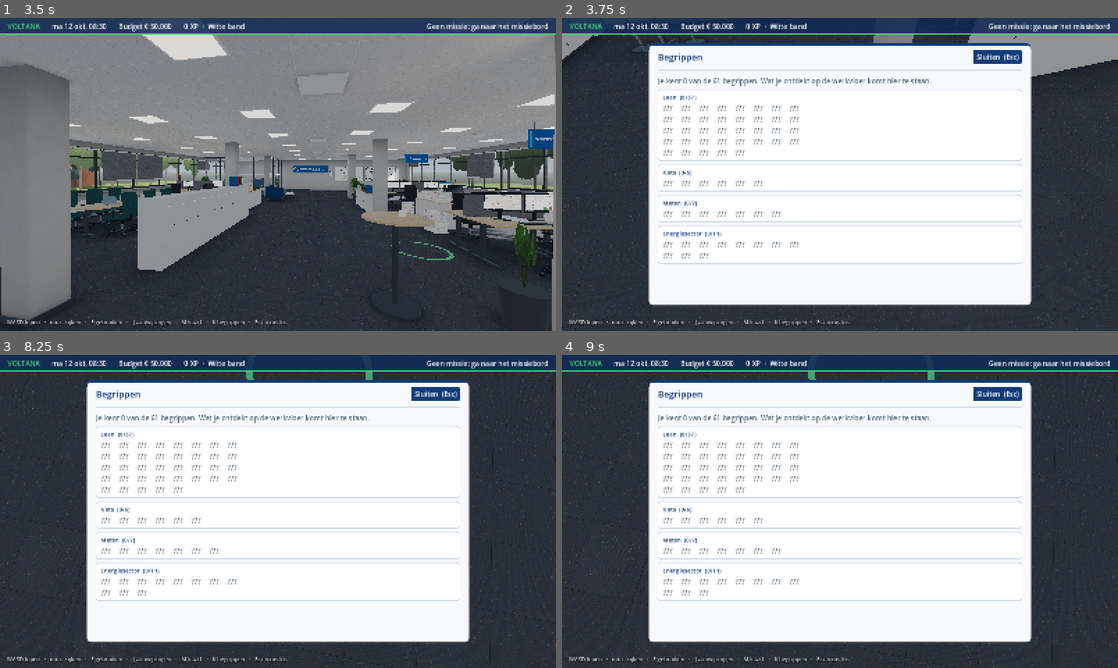
Above: before the commit, frames 1-4 (two rows, left to right).
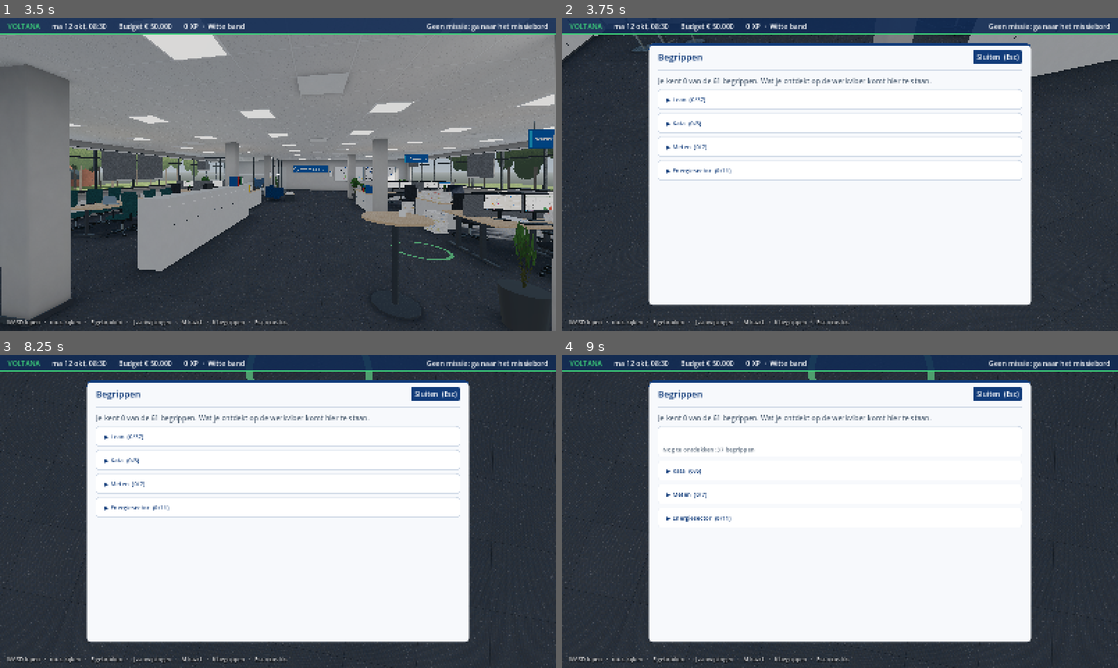
Above: after the commit, the same moments.

Repository: merijnschut98-cell/lean-factory-game
Game: Godot game, scene res://src/world/office/office.tscn
The game is run twice, just before and just after one commit, with the same random seed, the same clock (stepped at 60 frames per second) and the same inputs.
Inputs (mouse positions are in pixels of both pictures, inside the frame that each line leads up to):
- Up to frame 1 (3.5 s): tap Enter at 0.5 s; move the mouse to (305, 174) at 0.52 s; hold W 0.53-2.03 s; tap E at 0.6 s; click (305, 174) at 0.67 s; move the mouse to (250, 174) at 1.27 s; tap J at 1.35 s; tap Space at 2 s; move the mouse to (333, 105) at 2.02 s; hold D 2.03-2.75 s; tap M at 2.1 s; click "Sluiten (Esc)" at 2.75 s
- Up to frame 2 (3.75 s): tap Enter at 3.5 s; move the mouse to (834, 180) at 3.52 s; hold W from 3.53 s (still down); tap K at 3.6 s; click (834, 180) at 3.67 s
- Up to frame 3 (8.25 s): release W at 4.25 s; click "Sluiten (Esc)" at 4.25 s; tap Space at 5, 8 s; move the mouse to (316, 514) at 5.02 s; hold W 5.03-6.5 s; tap E at 5.1 s; move the mouse to (233, 508) at 5.77 s; tap J at 5.85 s; click "Sluiten (Esc)" at 6.5 s; tap Enter at 7.25 s; move the mouse to (283, 511) at 7.27 s; hold W 7.28-8.03 s; tap M at 7.35 s; click (283, 511) at 7.42 s; move the mouse to (194, 433) at 8.02 s; hold D from 8.03 s (still down); tap K at 8.1 s
- Up to frame 4 (9 s): release D at 8.75 s; click (840, 436) at 8.75 s, where only the run after the commit has a clickable "▶ Lean (0/37)"

Frame 1 is identical in both runs. In frame 2, 3.5% of the frame differs, in the area x 17-83%, y 24-79%; in frame 3, 3.5%; in frame 4, 2.8%.

Commit message:
Check: lagging measures labelled; codex tidier
Co-Authored-By: Claude Opus 5.5 <noreply@anthropic.com>
Claude-Session: https://claude.ai/code/session_018C759XCCMetfCHDHUbymvT

Diff:
--- a/game/src/ui/check_panel.gd
+++ b/game/src/ui/check_panel.gd
@@ -7,7 +7,22 @@
 signal back_to_a3
 
 ## The stream's numbers in the table, in this order.
-const ROWS := ["capacity", "throughput", "lead_time", "first_time_right", "on_time", "wip_age"]
+const ROWS := ["capacity", "throughput", "wip_age", "lead_time", "first_time_right", "on_time"]
+## Leading ("Stuurindicator") reacts within the two weeks of the experiment;
+## lagging ("Volgindicator") measures finished orders and only moves after
+## about one lead time. The one place that classifies the numbers.
+const LEADING := "leading"
+const LAGGING := "lagging"
+const KIND := {
+	"capacity": LEADING, "throughput": LEADING, "wip_age": LEADING,
+	"lead_time": LAGGING, "first_time_right": LAGGING, "on_time": LAGGING,
+}
+const KIND_TAGS := {LEADING: "Stuurindicator", LAGGING: "Volgindicator"}
+const KIND_GROUPS := {
+	LEADING: "Stuurindicatoren: reageren binnen de twee weken",
+	LAGGING: "Volgindicatoren — effect zichtbaar na ±1 doorlooptijd",
+}
+const LAGGING_NOTE := "Volgindicatoren lopen achter: ze meten werk dat grotendeels vóór je verbetering is gestart."
 ## Numbers where lower is better.
 const LOWER_IS_BETTER := ["lead_time", "wip_age"]
 const SCORE_PARTS := {
@@ -38,6 +53,11 @@
 	acted.emit()
 	refresh()
 	return score
+
+
+## "leading" or "lagging" for a number in the table.
+static func kind(row: String) -> String:
+	return KIND[row]
 
 
 ## Whether `after` is an improvement on `before` for this number.
@@ -78,14 +98,18 @@
 	var box := add_card(parent, "De stroom: voor en na het experiment")
 	box.get_parent().custom_minimum_size.x = 620
 	var grid := GridContainer.new()
-	grid.columns = 3
+	grid.columns = 4
 	grid.add_theme_constant_override("h_separation", 26)
 	grid.add_theme_constant_override("v_separation", 6)
 	box.add_child(grid)
-	for heading in ["", "Voor", "Na"]:
-		grid.add_child(label(heading, UiTheme.SMALL, Palette.MUTED))
 	var prediction: String = session.region.state[problem_id].a3.get("prediction", "")
+	var shown_kind := ""
 	for row: String in ROWS:
+		if kind(row) != shown_kind:
+			shown_kind = kind(row)
+			grid.add_child(label(KIND_GROUPS[shown_kind], UiTheme.SMALL, Palette.MUTED))
+			for heading in ["Voor", "Na", ""] if shown_kind == LEADING else ["", "", ""]:
+				grid.add_child(label(heading, UiTheme.SMALL, Palette.MUTED))
 		var before: float = result["before"][row]
 		var after: float = result["after"][row]
 		var name := UiText.kpi(row) + ("   (jouw voorspelling)" if row == prediction else "")
@@ -94,6 +118,8 @@
 		var same := is_equal_approx(before, after)
 		grid.add_child(label(UiText.kpi_value(row, after), UiTheme.FONT_SIZE,
 			Palette.INK if same else (Palette.GREEN_DARK if improved(row, before, after) else Palette.SAFETY_ORANGE)))
+		grid.add_child(label(KIND_TAGS[kind(row)], UiTheme.SMALL, Palette.MUTED))
+	box.add_child(paragraph(LAGGING_NOTE, Palette.MUTED, UiTheme.SMALL))
 
 
 func _act_choice() -> void:
@@ -122,3 +148,15 @@
 		if m.goal_problem == problem_id and session.missions.status(m.id) == "completed":
 			var debrief := add_card(body, session.catalog.coach.get("name", "Coach"), Palette.BLUE_PALE)
 			debrief.add_child(paragraph("'%s'" % m.debrief))
+
+
+## Every text on the panel, for tests.
+func shown_texts() -> Array[String]:
+	var out: Array[String] = []
+	var stack: Array[Node] = [body]
+	while not stack.is_empty():
+		var n: Node = stack.pop_back()
+		if n is Label:
+			out.append(n.text)
+		stack.append_array(n.get_children())
+	return out
--- a/game/src/ui/codex_panel.gd
+++ b/game/src/ui/codex_panel.gd
@@ -2,12 +2,11 @@
 extends UiPanel
 ## The codex (K), "Begrippen": the glossary by category. A concept the player
 ## has learned is readable (name, short, text, example, source); the others
-## show "???", so the codex is a map of what is still to discover.
+## are only counted ("Nog te ontdekken: N begrippen"). Categories fold;
+## those with learned entries start open.
 
 const CATEGORY_ORDER := ["lean", "kata", "measure", "sector"]
 const CATEGORY_TITLES := {"lean": "Lean", "kata": "Kata", "measure": "Meten", "sector": "Energiesector"}
-const UNKNOWN := "???"
-const COLUMNS := 8
 
 var _scroll: ScrollContainer
 var _list: VBoxContainer
@@ -65,18 +64,37 @@
 
 
 func _add_group(g: Dictionary) -> void:
-	var box := add_card(_list, "%s  (%d/%d)" % [g["title"], g["known"], g["entries"].size()])
-	var grid := GridContainer.new()
-	grid.columns = COLUMNS
-	grid.add_theme_constant_override("h_separation", 24)
-	box.add_child(grid)
-	for e in g["entries"]:
-		if not e["known"]:
-			grid.add_child(label(UNKNOWN, UiTheme.FONT_SIZE, Palette.MUTED))
-	grid.visible = grid.get_child_count() > 0
+	var box := add_card(_list)
+	var open: bool = g["known"] > 0
+	var toggle := Button.new()
+	toggle.flat = true
+	toggle.alignment = HORIZONTAL_ALIGNMENT_LEFT
+	toggle.add_theme_font_size_override("font_size", UiTheme.SMALL)
+	toggle.add_theme_color_override("font_color", Palette.VOLTANA_BLUE)
+	box.add_child(toggle)
+	var content := VBoxContainer.new()
+	content.add_theme_constant_override("separation", 6)
+	content.visible = open
+	box.add_child(content)
+	toggle.text = _toggle_text(g, open)
+	toggle.pressed.connect(func() -> void:
+		content.visible = not content.visible
+		toggle.text = _toggle_text(g, content.visible))
 	for e in g["entries"]:
 		if e["known"]:
-			_add_entry(box, e["def"])
+			_add_entry(content, e["def"])
+	var unknown: int = g["entries"].size() - g["known"]
+	if unknown > 0:
+		content.add_child(label(undiscovered_line(unknown), UiTheme.SMALL, Palette.MUTED))
+
+
+## "Nog te ontdekken: N begrippen" (singular for one).
+static func undiscovered_line(count: int) -> String:
+	return "Nog te ontdekken: %d %s" % [count, "begrip" if count == 1 else "begrippen"]
+
+
+func _toggle_text(g: Dictionary, open: bool) -> String:
+	return "%s %s  (%d/%d)" % ["▼" if open else "▶", g["title"], g["known"], g["entries"].size()]
 
 
 func _add_entry(box: VBoxContainer, def: ConceptDef) -> void:
--- /dev/null
+++ b/game/tests/test_check_panel.gd
@@ -0,0 +1,48 @@
+extends TestCase
+## The Check panel labels each number as a leading (Stuurindicator) or a
+## lagging (Volgindicator) measure and explains why lagging ones trail.
+
+const SCENE := "res://src/world/office/office.tscn"
+const MISSION := "fix_custom_design"
+const DESIGN := "place:connections.design"
+const INTAKE := "place:connections.intake"
+const PROBLEM := "custom_design"
+
+
+func test_every_row_is_classified_and_the_lagging_ones_are_the_finished_order_measures() -> void:
+	for row: String in CheckPanel.ROWS:
+		assert_true(CheckPanel.KIND.has(row), row)
+	for row in ["lead_time", "first_time_right", "on_time"]:
+		assert_eq(CheckPanel.kind(row), CheckPanel.LAGGING, row)
+	for row in ["capacity", "throughput", "wip_age"]:
+		assert_eq(CheckPanel.kind(row), CheckPanel.LEADING, row)
+
+
+func test_the_result_shows_a_tag_per_measure_and_the_explanation() -> void:
+	var office: Office = load(SCENE).instantiate()
+	office.seed_value = 11
+	office.build()
+	var ui := office.ui
+	ui.mission_board.accept(MISSION)
+	office.interact(office.interactable(DESIGN))
+	ui.place_menu.use_tool("time_study")
+	ui.place_menu.use_tool("documents")
+	office.interact(office.interactable(INTAKE))
+	ui.place_menu.ask("walk")
+	office.interact(office.interactable(DESIGN))
+	ui.place_menu.use_tool("data")
+	office.interact(office.interactable("obeya"))
+	var problem: ProblemDef = office.session.region.problems[PROBLEM]
+	var evidence := office.session.clues_found(PROBLEM).map(func(c: Clue) -> String: return c.id)
+	ui.a3_form.submit({"waste": "overprocessing", "cause": office.session.cause_options(PROBLEM).find(problem.root_cause),
+		"evidence": evidence, "cm": "standard_designs", "prediction": "throughput"})
+	ui.a3_form.wait()
+	ui.a3_form.check()
+	var texts := ui.check_panel.shown_texts()
+	var leading := texts.filter(func(t: String) -> bool: return t == "Stuurindicator").size()
+	var lagging := texts.filter(func(t: String) -> bool: return t == "Volgindicator").size()
+	assert_eq(leading, 3, "three leading rows are tagged")
+	assert_eq(lagging, 3, "three lagging rows are tagged")
+	assert_true(texts.has(CheckPanel.KIND_GROUPS[CheckPanel.LAGGING]), "the lagging group says when the effect shows")
+	assert_true(texts.has(CheckPanel.LAGGING_NOTE), "the explanatory line shows")
+	office.free()
--- a/game/tests/test_codex.gd
+++ b/game/tests/test_codex.gd
@@ -1,6 +1,6 @@
 extends TestCase
 ## The codex (K): the glossary in the game. Learned concepts are readable,
-## the others show "???" under their category; learning one toasts once.
+## the others are only counted under their category; learning one toasts once.
 
 const SCENE := "res://src/world/office/office.tscn"
 
@@ -38,7 +38,19 @@
 		assert_true(text.contains(part), part)
 	assert_false(text.contains(other.name), "unlearned: no name")
 	assert_false(text.contains(other.text), "unlearned: no text")
-	assert_true(text.contains("???"), "unlearned shows ???")
+	assert_false(text.contains("???"), "no ??? grid")
+	assert_true(text.contains("Nog te ontdekken: "), "unlearned ones are only counted")
+	office.free()
+
+
+func test_a_category_counts_what_is_left() -> void:
+	var office := _office()
+	office.session.region.profile.learn(["PDCA"])
+	office.ui.toggle_codex()
+	var groups := CodexPanel.groups(office.session.catalog.concepts, office.session.region.profile.concepts)
+	var left: int = groups[0]["entries"].size() - 1
+	assert_true(office.ui.codex.shown_texts().has(CodexPanel.undiscovered_line(left)), "lean: count of the rest")
+	assert_eq(CodexPanel.undiscovered_line(1), "Nog te ontdekken: 1 begrip")
 	office.free()
 
 
Not shown, added: game/tests/test_check_panel.gd.uid
Not shown, changed: docs/screenshots/play_check.png
Not shown, changed: docs/screenshots/play_codex.png
